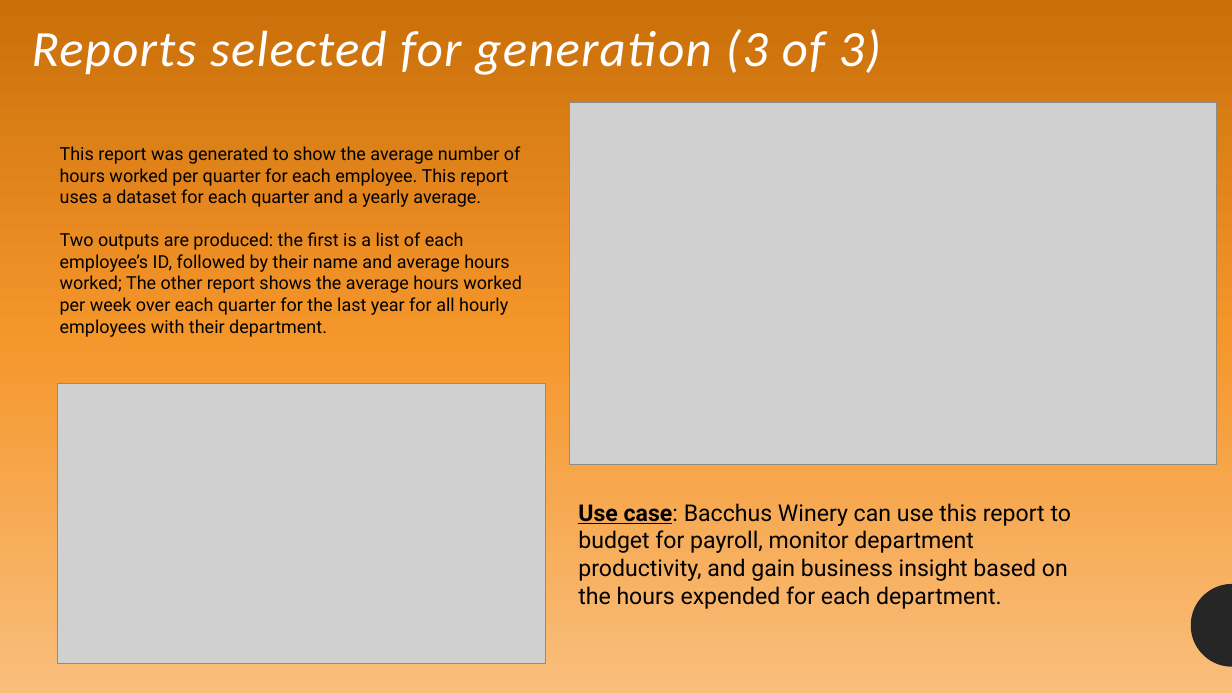
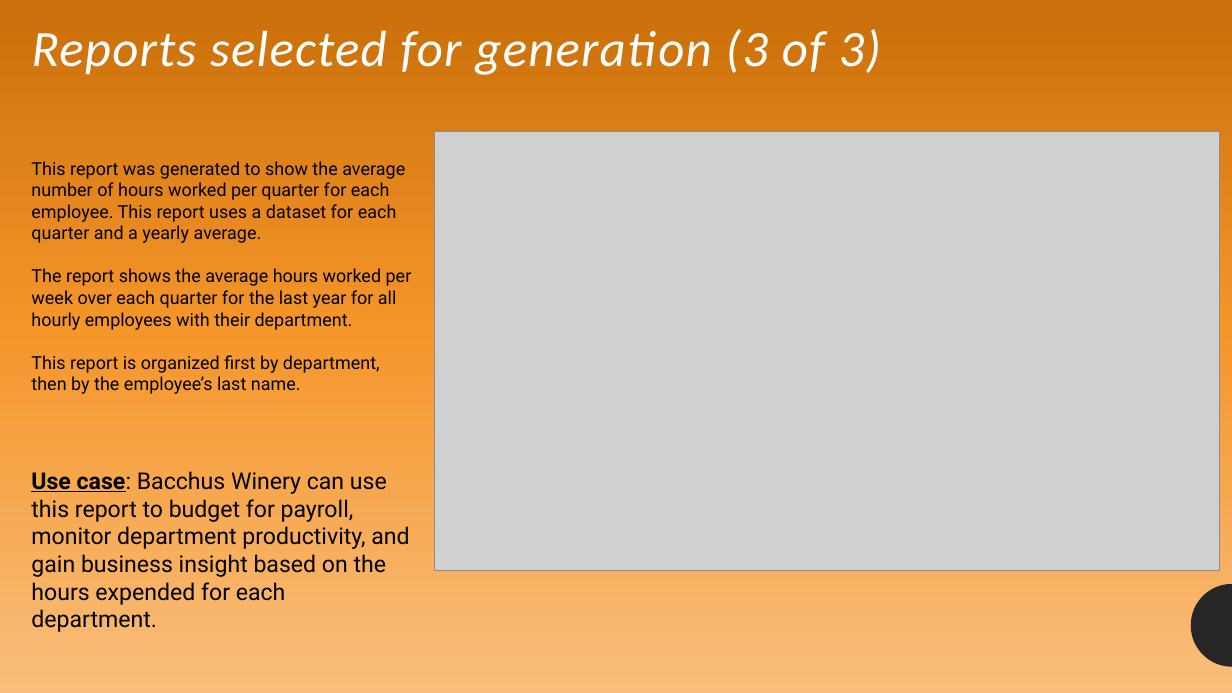
Before and after one commit to BobbyJoeCool/CSD310-BlueTeam, a slide deck: slide 8 of Final_Project/12-20_Revisions/Blue_Team_PowerPoint.pptx. Drawn at 1232x693 pixels with LibreOffice and Linux fonts; fonts in the diff are those of the drawing; grey boxes stand for pictures. Boxes give left, top, right and bottom in pixels: in the first picture for what was removed or moved away, otherwise in the second. Text is boxed around its words. In the diff, an @@ line names an element or a change of style, - is before the commit and + after.

```diff
--- a/Final_Project/12-20_Revisions/Blue_Team_PowerPoint.pptx
+++ b/Final_Project/12-20_Revisions/Blue_Team_PowerPoint.pptx
@@ picture: place and size @@
-picture at [569, 103, 1216, 465]
+picture at [434, 131, 1220, 570]
@@ text "This report was generated to ...": place and size @@
-text "This report was generated to ..." at [60, 146, 521, 337]
+text "This report was generated to ..." at [31, 161, 412, 394]
@@ text at [31, 268, 412, 394]: text changed @@
-Two outputs are produced: the first is a list of each employee’s ID, followed by their name and average hours worked; The other report shows the average hours worked per week over each quarter for the last year for all hourly employees with their department.
+The report shows the average hours worked per week over each quarter for the last year for all hourly employees with their department.
+This report is organized first by department, then by the employee’s last name.
@@ picture removed at [57, 384, 546, 664] @@
@@ text "Use case: Bacchus Winery can ..." rewrapped from [578, 503, 1072, 609] to [31, 471, 409, 632] @@
```
Also in this commit, not shown: 8 other files.
